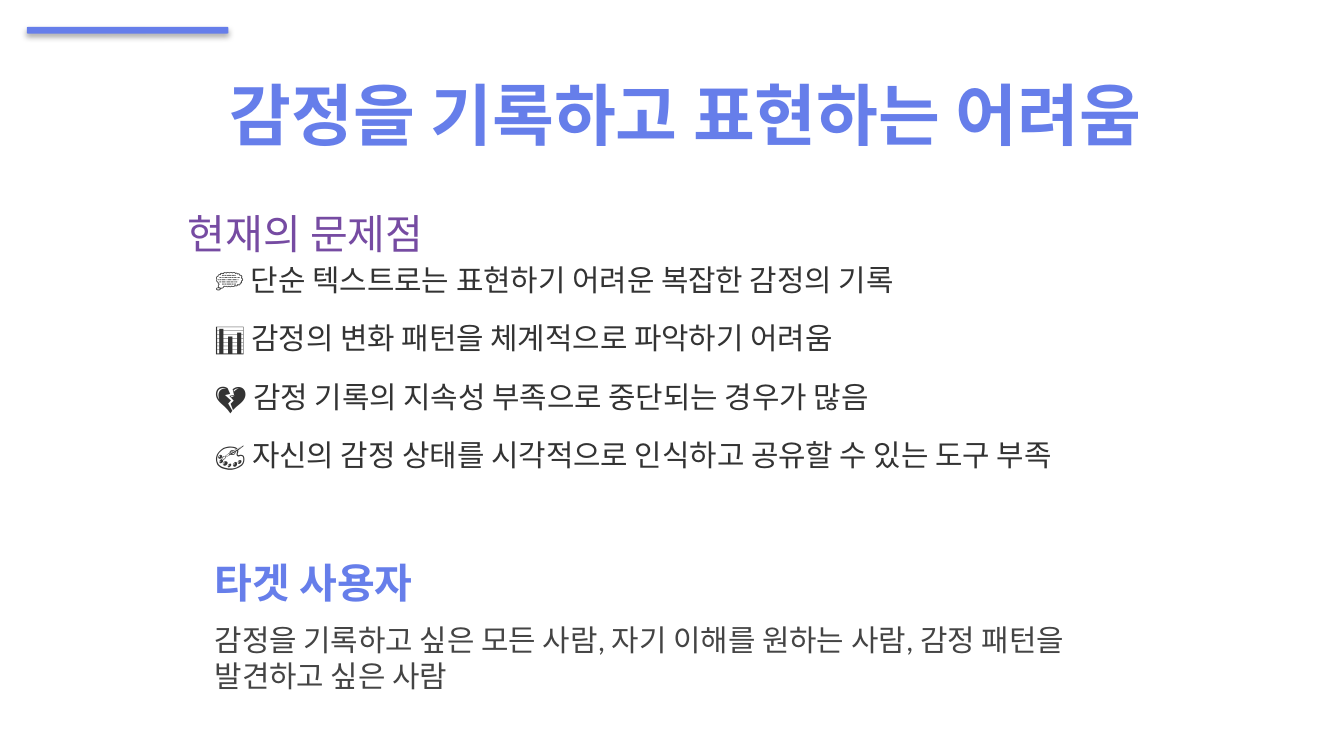
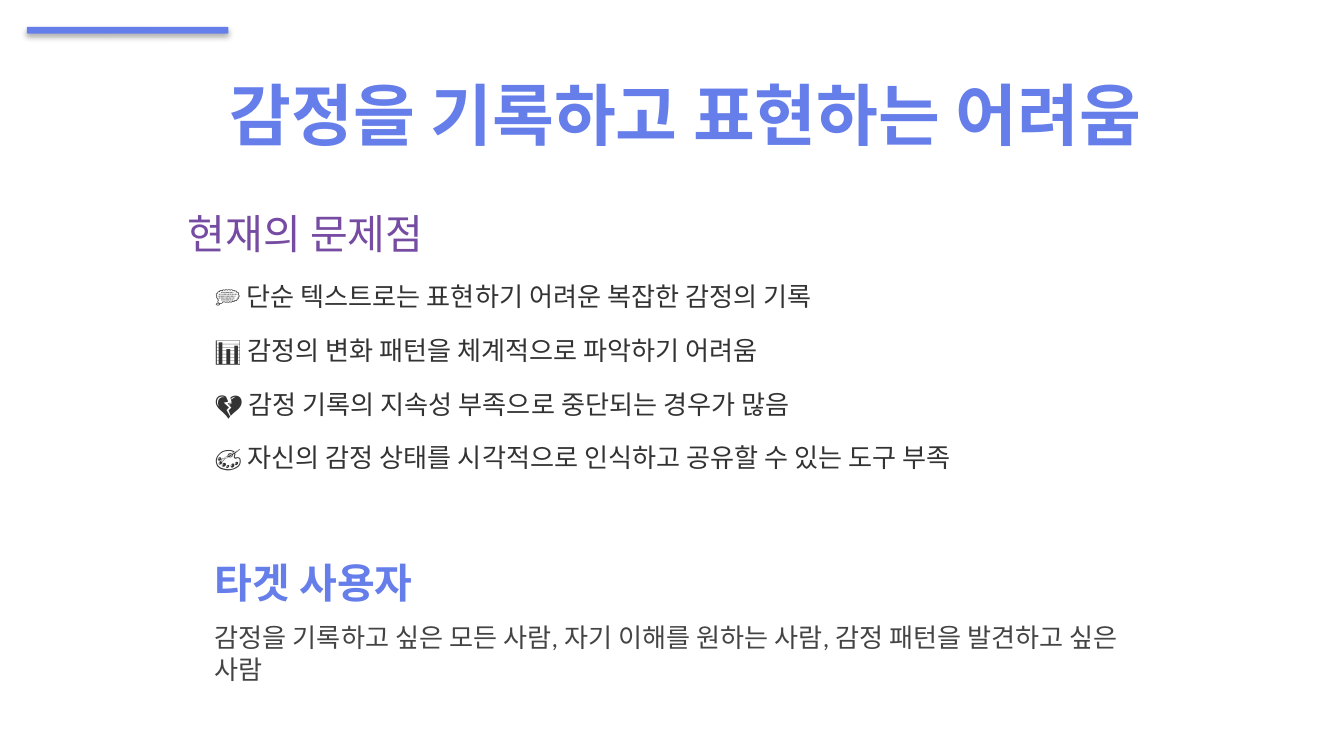
Before and after one commit to SeeYounsunny/Mind-Palette, a slide deck: slide 2 of presentation/Mind_Palette_Presentation.pptx. Drawn at 1344x756 pixels with LibreOffice and Linux fonts; fonts in the diff are those of the drawing. Boxes give left, top, right and bottom in pixels: in the first picture for what was removed or moved away, otherwise in the second. Text is boxed around its words. In the diff, an @@ line names an element or a change of style, - is before the commit and + after.

```diff
--- a/presentation/Mind_Palette_Presentation.pptx
+++ b/presentation/Mind_Palette_Presentation.pptx
@@ text "💭 단순 텍스트로는 표현하기 어려운 ...": place and size @@
-text "💭 단순 텍스트로는 표현하기 어려운 ..." at (251, 266, 1052, 469)
+text "💭 단순 텍스트로는 표현하기 어려운 ..." at (247, 284, 950, 469)
@@ text "💭 단순 텍스트로는 표현하기 어려운 ..." at (247, 284, 950, 469): size 16 to 14 pt @@
@@ text at (215, 625, 1118, 681): size 16 to 14 pt in "감정을 기록하고 싶은 모든 사람, 자기 이해를 ..." @@
```
Also in this commit, not shown: 3 other slides changed.
